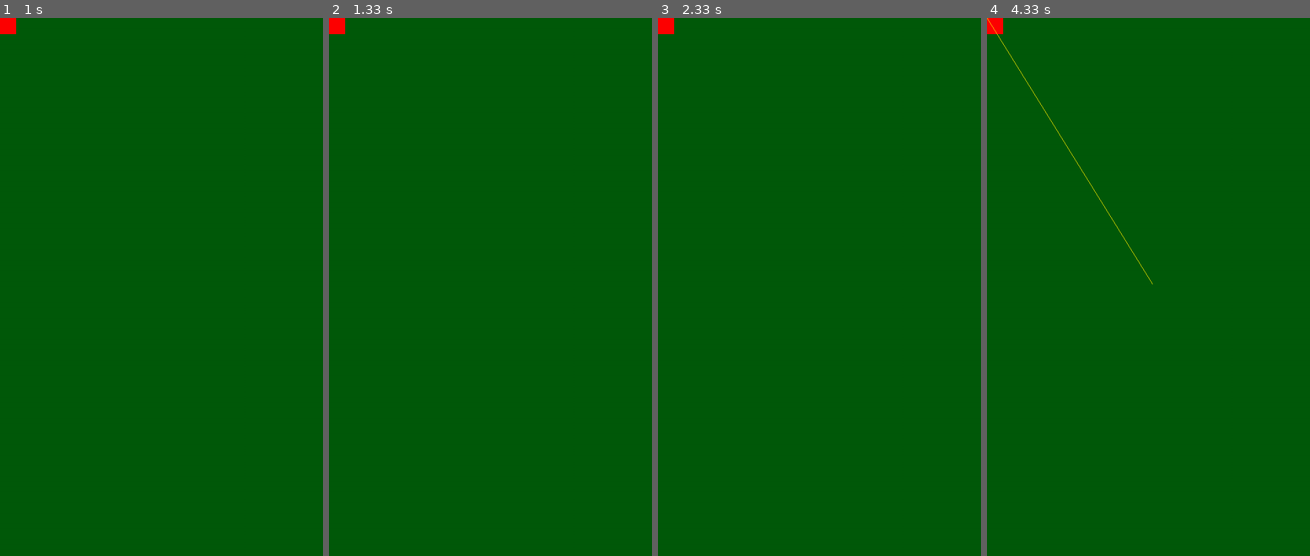
Above: before the commit, frames 1-4 (left to right).
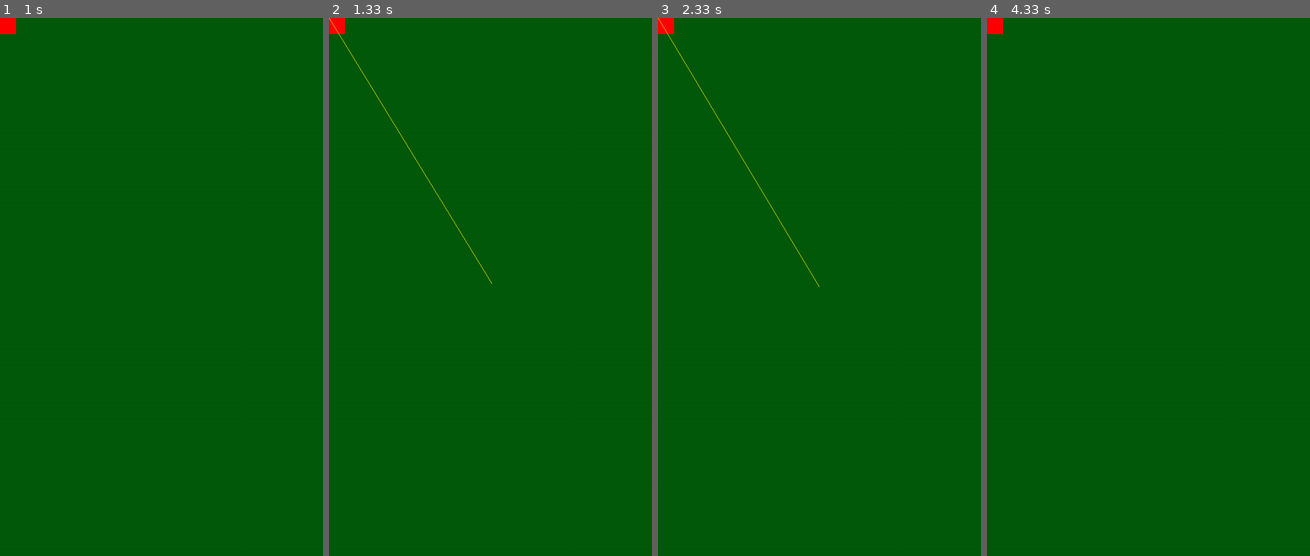
Above: after the commit, the same moments.

Repository: SNIPRS/mnb_halo
Game: pygame game, started from main.py
Two runs of this game, one before a commit and one after it. Both use one fixed random seed, a clock stepped at 60 frames per second and the inputs below.
Inputs:
- Up to frame 1 (1 s): no input
- Up to frame 2 (1.33 s): no input
- Up to frame 3 (2.33 s): no input
- Up to frame 4 (4.33 s): no input

Frame 1 is identical in both runs. In frame 2, 0.2% of the frame differs, in the area x 0-51%, y 0-50%; in frame 3, 0.2%, in the area x 0-50%, y 0-50%; in frame 4, 0.2%.

Commit message:
sound mixer

Diff:
--- a/G.py
+++ b/G.py
@@ -18,3 +18,12 @@
 CLOCK = pygame.time.Clock()
 FPS = 60
 EVENTS = pygame.event.get()
+
+MIXER_CHANNELS = 25
+pygame.mixer.set_num_channels(MIXER_CHANNELS)
+
+def PLAY_SOUND(sound: pygame.mixer.Sound):
+    for i in range(MIXER_CHANNELS):
+        if not pygame.mixer.Channel(i).get_busy():
+            pygame.mixer.Channel(i).play(sound)
+            return
--- a/weapons/weapon.py
+++ b/weapons/weapon.py
@@ -16,13 +16,16 @@
         self.spread = 1 # Character radius units
         self.damage = 10 # Damage
         self.AP_multiplier = 0.2 # Damage vs. armour
-        self.error = 1 # Error angle in degrees
+        self.error = 2 # Error angle in degrees
         self.aim_time = 1 # Seconds, takes this long to aim before firing
         self.reload_time = (5, 7) # Seconds: min, max
-        self.burst_range = (2, 15) # min, max
-        self.subburst_probability = 0.1
+        self.burst_range = (15, 30) # min, max
+        self.subburst_probability = 0.01
         self.subburst_delay = (1, 3) # Seconds: min, max
         self.spread_heat = 1 # Spread increase per shot
+
+        self.fire_sound = pygame.mixer.Sound("./assets/sounds/ar_fire.wav")
+        self.reload_sound = pygame.mixer.Sound("./assets/sounds/ar_reload.wav")
 
         # State variables
         self.mag = self.mag_cap
@@ -60,8 +63,8 @@
 
         else:
             self.reload_timer = max(0, self.reload_timer-1)
-            if self.reload_timer <= 0:
-                self.mag = self.mag_cap
+            if self.reload_timer == 0 and self.mag <= 0:
+                self._reload()
 
     def _target_point(self, start: Tuple[float, float], end: Tuple[float, float]) -> Tuple[float, float]:
         dis, _, _ = displacement(start, end)
@@ -72,9 +75,14 @@
 
     def _shot(self, start: Tuple[float, float], end: Tuple[float, float]):
         # Fires a single shot
-        pygame.mixer.Sound.play(pygame.mixer.Sound("./assets/sounds/ar_fire.wav"))
+        G.PLAY_SOUND(self.fire_sound)
         eff = FiringEffect(start, end)
         G.FIRING_EFFECTS.add(eff)
+
+    def _reload(self):
+        if self.mag != self.mag_cap:
+            G.PLAY_SOUND(self.reload_sound)
+        self.mag = self.mag_cap
 
     def _reset_burst(self):
         self.firing_timer = self.aim_time*G.FPS
Not shown, added: assets/sounds/ar_reload.wav
